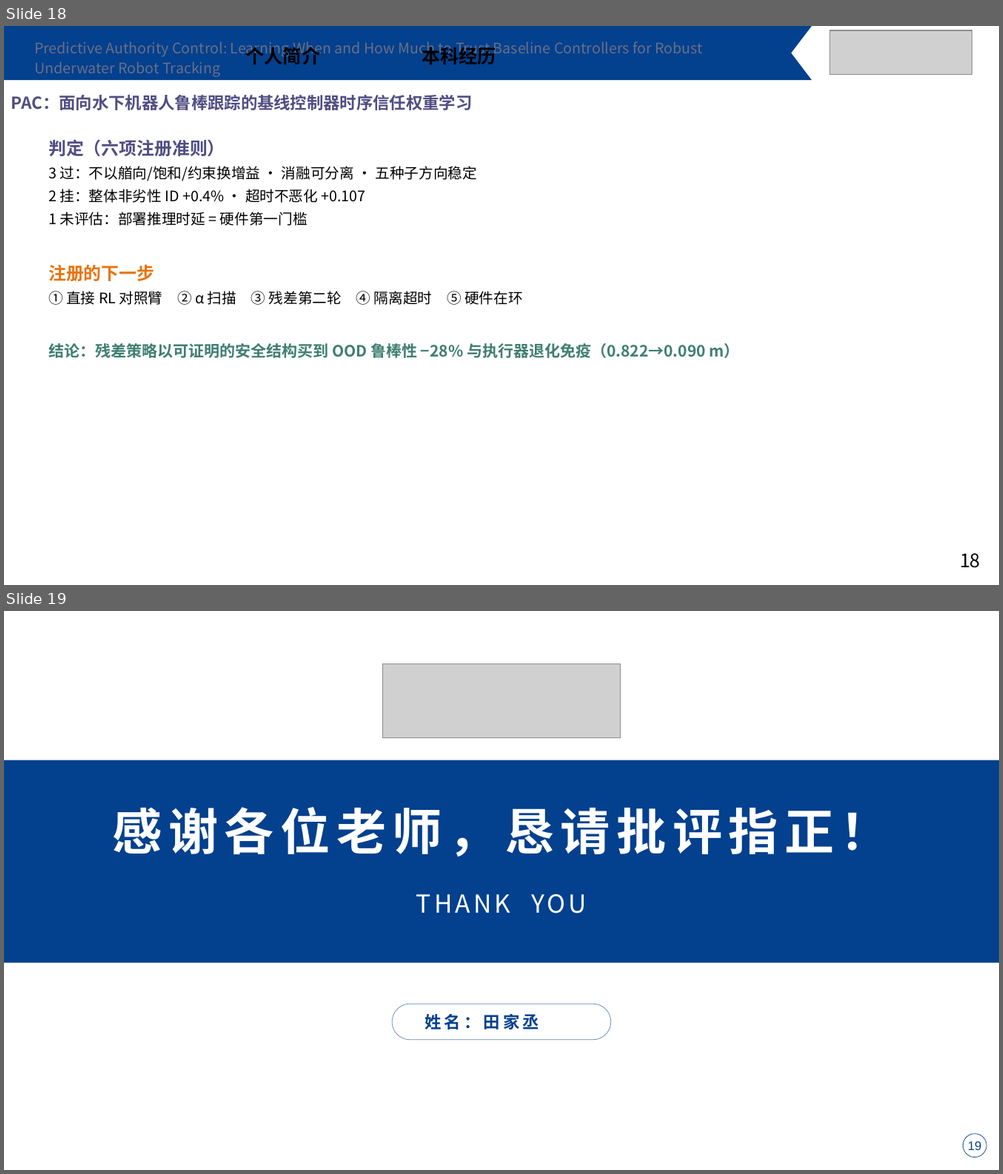
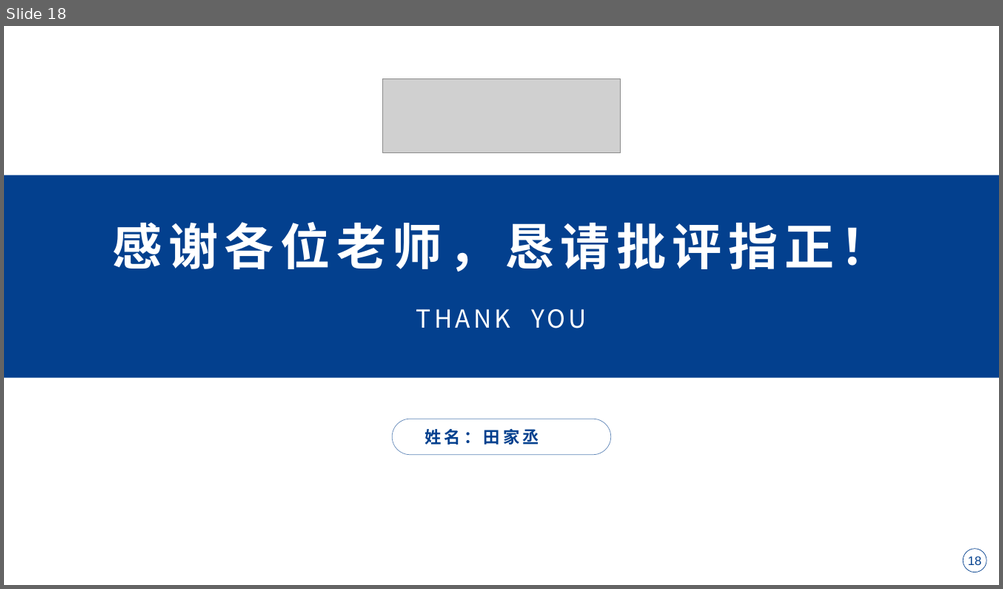
Before and after one commit to Jiacheng-Tian/predictive-authority-control, a slide deck: paper/PAC_组会答辩_完整版.pptx. Shown one above the other, each under a label of ours: slides 18 and 19 before the commit, slide 18 after it. The pictures are 1003x1174 and 1003x589 pixels, drawn with LibreOffice and Linux fonts; fonts in the diff are those of the drawing; grey boxes stand for pictures. Boxes give left, top, right and bottom in pixels: in the first picture for what was removed or moved away, otherwise in the second. Text is boxed around its words. In the diff, an @@ line names an element or a change of style, - is before the commit and + after.

```diff
--- a/paper/PAC_组会答辩_完整版.pptx
+++ b/paper/PAC_组会答辩_完整版.pptx
@@ slide 18 removed at (4, 26, 999, 585), background #FFFFFF @@
@@ freeform shape removed at (4, 26, 811, 81) @@
@@ text removed at (34, 42, 702, 77) @@
-Predictive Authority Control: Learning When and How Much to Trust Baseline Controllers for Robust Underwater Robot Tracking
@@ text removed at (245, 44, 320, 64) @@
-个人简介
@@ text removed at (421, 44, 496, 64) @@
-本科经历
@@ picture removed at (830, 30, 972, 75) @@
@@ text removed at (11, 95, 472, 110) @@
-PAC：面向水下机器人鲁棒跟踪的基线控制器时序信任权重学习
@@ text removed at (48, 139, 740, 358) @@
-判定（六项注册准则）
-3 过：不以艏向/饱和/约束换增益 · 消融可分离 · 五种子方向稳定
-2 挂：整体非劣性 ID +0.4% · 超时不恶化 +0.107
-1 未评估：部署推理时延 = 硬件第一门槛
-注册的下一步
-① 直接 RL 对照臂 ② α 扫描 ③ 残差第二轮 ④ 隔离超时 ⑤ 硬件在环
-结论：残差策略以可证明的安全结构买到 OOD 鲁棒性 −28% 与执行器退化免疫（0.822→0.090 m）
@@ text removed at (959, 554, 980, 568) @@
-18
@@ what was slide 19 is now slide 18 @@
@@ page number at (967, 557, 982, 565): text changed @@
-19
+18
```
Also in this commit, not shown: 14 slides changed.
